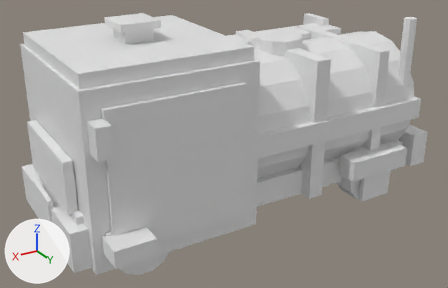
An edit to the glTF model game/Airside/Assets/Airside/Art/Models/Vehicles/mdl_fuel_truck_small_authored_v01.gltf, drawn before and after from the same camera.
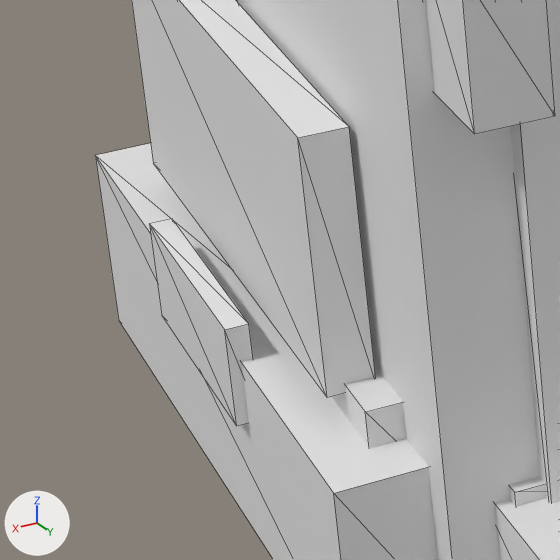
The first picture shows the older version from a 50 mm lens placed at (3.03, 4.77, 3.05), pointed at (0.19, 0.04, 0.69). The close-ups show the older and then the newer version on the part from 1% to 26% of the width and 47% to 86% of the height of that picture. Only the edits that show in the close-ups are written down. The axes (+X, +Y, +Z) are drawn at lower left. The lights are the same throughout. The close-ups show mesh edges as thin lines.

Objects in the first close-up: 'bumper', 'cab', 'cab_door_r', 'fender_fr', 'grill', 'light_bar', 'mirror_r', 'number_plate', 'step_r'.
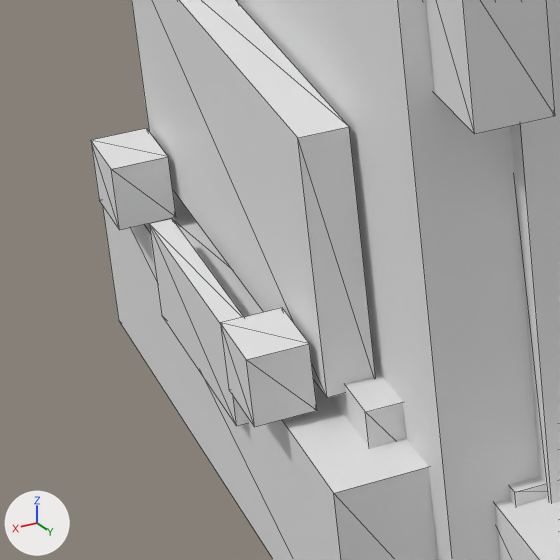
Changed parts and their boxes [x1, y1, x2, y2] in the close-ups (560 x 560 px):
'headlight_r', added: after [220, 308, 317, 427]
'headlight_l', added: after [91, 128, 176, 230]

What the commit changed:
Mesh me_headlight_r is new.
It is a box spanning x 1.9..2.0, y 0.33..0.47, z 0.59..0.71.
Mesh me_headlight_l is new.
It is a box spanning x 1.9..2.0, y -0.47..-0.33, z 0.59..0.71.
Object 'headlight_r' (ob_headlight_r) is new; it shows me_headlight_r.
Its location is (0.0, 0.0, 0.0).
Object 'headlight_l' (ob_headlight_l) is new; it shows me_headlight_l.
Its location is (0.0, 0.0, 0.0).
